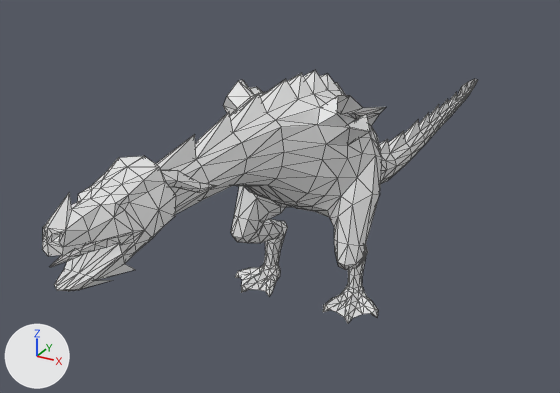
What one commit did to the Blender file Models/dragon_4.blend.
Rendered twice from a 50 mm camera at (25.4, -51.5, 33.8) aimed at (-5.9, 5.4, 5.3). Lighting does not change. The marker at lower left points along +X, +Y and +Z. Mesh edges are drawn as thin lines. The same objects are shown in both versions, whatever each file hides.
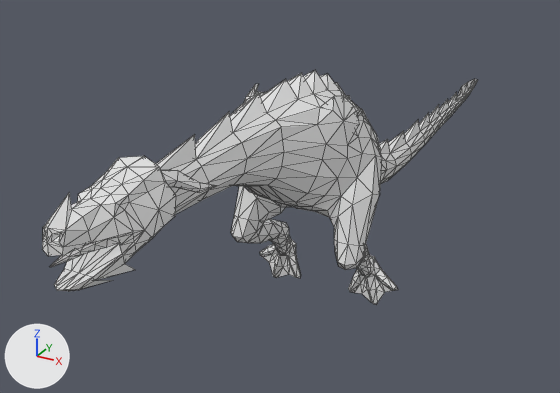
Commit message: fixed the dragon some more

Changed parts and their boxes [x1, y1, x2, y2] in the pictures (560 x 393 px; the box of a moved part takes in the faces that stretch with it):
'Cylinder', reshaped (7% shorter)
    before: [42, 70, 478, 324]
    after: [42, 70, 478, 305]
part 1 of me_cylinder, moved or reshaped
    before: [235, 221, 378, 324]
    after: [260, 222, 398, 305]
part 2 of me_cylinder, moved or reshaped
    before: [223, 80, 386, 145]
    after: [244, 84, 371, 145]

The change in detail:
me_cylinder is used by ob_cylinder; location (-0.06, 0.11, 0.07); rotation (1.571, 0.0, 0.0), in degrees (90, 0, 0).
me_cylinder had 909 vertices, 1810 faces and spanned x -6.7..6.7, y -0.2..19.3, z -48.9..28.2.
me_cylinder now has 909 vertices, 1822 faces and spans x -6.7..6.7, y -1.8..19.3, z -48.9..28.2.
me_cylinder part 1: 196 of 909 vertices moved; they spanned x -6.7..6.7, y -0.2..4.8, z -1.8..3.2 and now span x -6.7..6.7, y -1.8..4.5, z -3.7..0.1; mean shift (0.0, 0.2, -3.0); largest move (4.9, -0.2, 3.2) -> (4.9, -1.8, -3.0).
Part 2, on me_cylinder:
Vertex 256 of me_cylinder moves from (4.4, 18.3, 3.1) to (3.5, 18.0, 2.4) at pixel (343, 96).
Vertex 286 of me_cylinder moves from (5.4, 17.0, 2.5) to (4.3, 16.9, 1.8) at pixel (356, 110).
Vertex 287 of me_cylinder moves from (4.0, 18.6, 4.4) to (3.2, 18.2, 3.4) at pixel (333, 96).
Vertex 288 of me_cylinder moves from (5.8, 15.8, 2.8) to (4.7, 16.0, 2.1) at pixel (359, 124).
Vertex 289 of me_cylinder moves from (5.2, 16.6, 4.8) to (4.2, 16.6, 3.7) at pixel (343, 121).
Vertex 290 of me_cylinder moves from (4.4, 17.7, 5.4) to (3.6, 17.4, 4.2) at pixel (332, 110).
Vertex 291 of me_cylinder moves from (5.1, 17.4, 2.5) to (4.1, 17.2, 1.8) at pixel (353, 106).
Vertex 292 of me_cylinder moves from (4.9, 15.9, -1.4) to (3.6, 15.9, -1.4) at pixel (363, 110).
Vertex 293 of me_cylinder moves from (5.6, 16.6, -0.9) to (3.6, 16.2, -0.8) at pixel (361, 108).
Vertex 734 of me_cylinder moves from (-5.1, 17.4, 2.5) to (-4.1, 17.2, 1.8).
Vertex 735 of me_cylinder moves from (-4.4, 18.3, 3.1) to (-3.5, 18.0, 2.4) at pixel (258, 83).
Vertex 761 of me_cylinder moves from (-5.4, 17.0, 2.5) to (-4.3, 16.9, 1.8).
Vertex 762 of me_cylinder moves from (-5.8, 15.8, 2.8) to (-4.6, 16.0, 2.1).
Vertex 763 of me_cylinder moves from (-5.2, 16.6, 4.8) to (-4.1, 16.6, 3.7) at pixel (242, 104).
Vertex 764 of me_cylinder moves from (-4.0, 18.6, 4.4) to (-3.2, 18.2, 3.4) at pixel (255, 84).
Vertex 765 of me_cylinder moves from (-4.4, 17.7, 5.4) to (-3.5, 17.4, 4.2) at pixel (246, 96).
Vertex 766 of me_cylinder moves from (-4.9, 15.9, -1.4) to (-3.6, 15.9, -1.4).
Vertex 768 of me_cylinder moves from (-5.6, 16.6, -0.9) to (-3.6, 16.2, -0.8).
